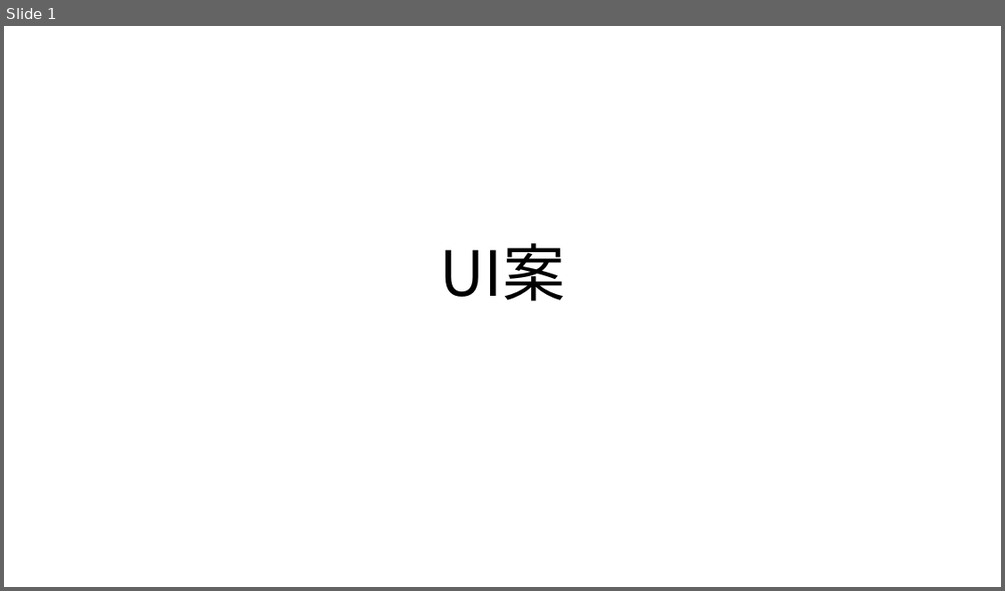
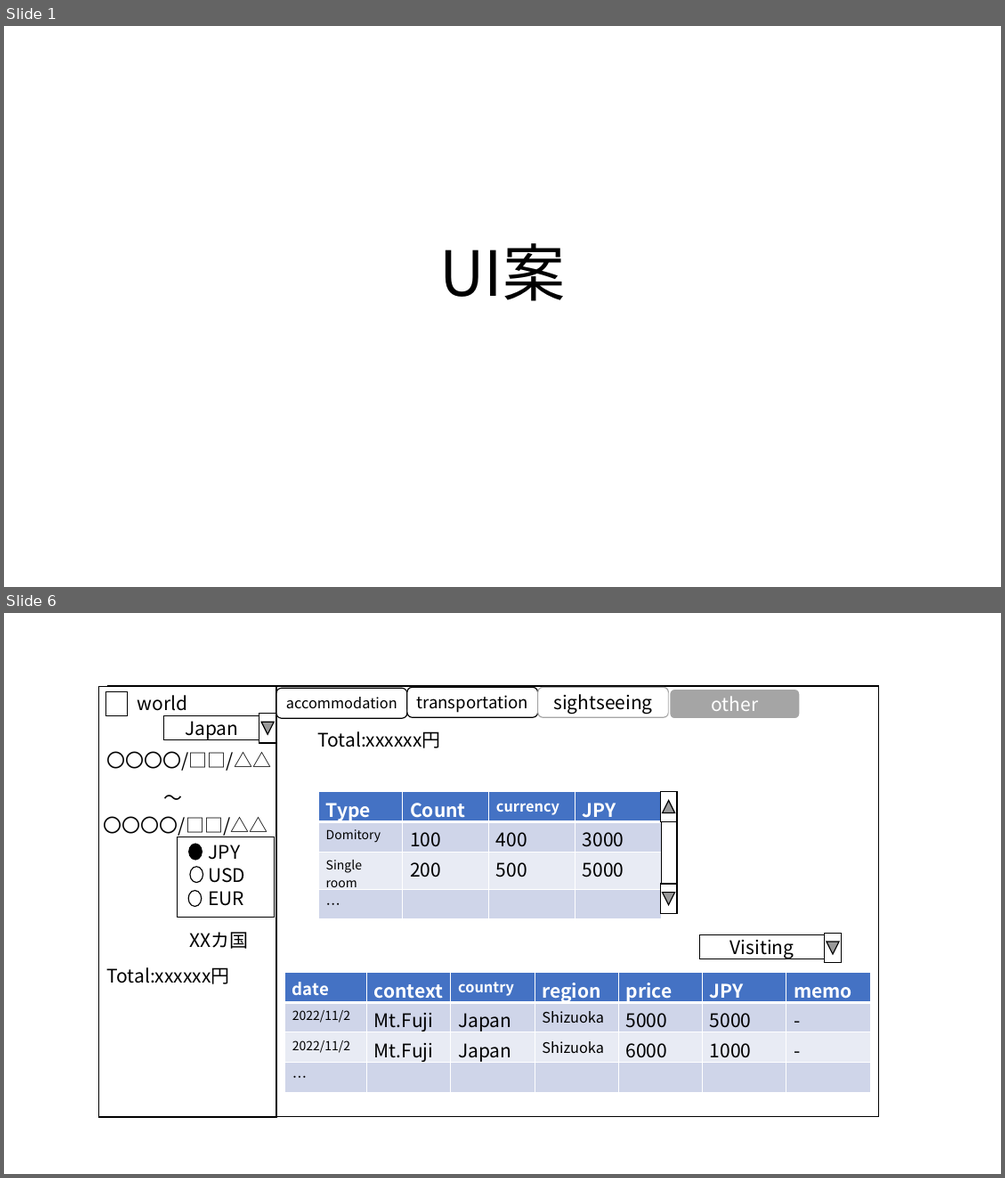
Before and after one commit to yomai-hiyashidewa/WorldTravelingLogger, a slide deck: models/UI.pptx. Shown one above the other, each under a label of ours: slide 1 before the commit, slides 1 and 6 after it; the slides between them are not shown. The pictures are 1005x591 and 1005x1178 pixels, drawn with LibreOffice and Linux fonts; fonts in the diff are those of the drawing. Boxes give left, top, right and bottom in pixels: in the first picture for what was removed or moved away, otherwise in the second. Text is boxed around its words. In the diff, an @@ line names an element or a change of style, - is before the commit and + after.

```diff
--- a/models/UI.pptx
+++ b/models/UI.pptx
@@ slide 6 added at (4,613,1001,1174), background #FFFFFF @@
@@ rectangle added at (99,686,276,1117), fill #FFFFFF, outline #000000 1 pt @@
@@ rectangle added at (105,691,128,715), fill #FFFFFF, outline #000000 1 pt @@
@@ rectangle added at (108,686,879,1117), fill #FFFFFF, outline #000000 1 pt @@
@@ rounded rectangle added at (276,688,407,718), fill #FFFFFF, outline #000000 1 pt, 14 pt, text #000000 @@
+accommodation
@@ rounded rectangle added at (407,687,538,717), fill #FFFFFF, outline #000000 1 pt, 16 pt, text #000000 @@
+transportation
@@ rounded rectangle added at (538,687,669,717), fill #FFFFFF, outline #A5A5A5 1 pt, 18 pt, text #000000 @@
+sightseeing
@@ rounded rectangle added at (670,689,801,718), fill #A5A5A5, outline #FFFFFF 1.5 pt, 18 pt, text #FFFFFF @@
+other
@@ text added at (138,695,188,711), 18 pt, text #000000 @@
+world
@@ rectangle added at (164,715,259,739), fill #FFFFFF, outline #000000 1 pt, 18 pt, text #000000 @@
+Japan
@@ action button back previous added at (259,714,276,743), fill #FFFFFF, outline #000000 1 pt @@
@@ text added at (318,731,441,748), 18 pt, text #000000 @@
+Total:xxxxxx円
@@ text added at (107,751,271,771), 18 pt, text #000000 @@
+〇〇〇〇/□□/△△
@@ text added at (156,783,194,812), 18 pt, text #000000 @@
+～
@@ table added at (319,792,661,911), 4 rows, 4 columns @@
+Type | Count | currency | JPY
+Domitory | 100 | 400 | 3000
+Single room | 200 | 500 | 5000
+… |  |  | 
@@ action button back previous added at (661,792,677,821), fill #FFFFFF, outline #000000 1 pt @@
@@ text added at (104,816,267,835), 18 pt, text #000000 @@
+〇〇〇〇/□□/△△
@@ rectangle added at (662,817,677,892), fill #FFFFFF, outline #000000 1 pt @@
@@ rectangle added at (177,837,274,917), fill #FFFFFF, outline #000000 1 pt @@
@@ group added at (189,844,245,906): 3 ellipses, 3 texts @@
+JPY
+USD
+EUR
@@ action button back previous added at (661,884,677,914), fill #FFFFFF, outline #000000 1 pt @@
@@ text added at (190,932,249,949), 18 pt, text #000000 @@
+XXカ国
@@ rectangle added at (700,934,825,958), fill #FFFFFF, outline #000000 1 pt, 18 pt, text #000000 @@
+Visiting
@@ action button back previous added at (825,933,841,963), fill #FFFFFF, outline #000000 1 pt @@
@@ text added at (107,967,230,984), 18 pt, text #000000 @@
+Total:xxxxxx円
@@ table added at (285,972,869,1092), 4 rows, 7 columns @@
+date | context | country | region | price | JPY | memo
+2022/11/2 | Mt.Fuji | Japan | Shizuoka | 5000 | 5000 | -
+2022/11/2 | Mt.Fuji | Japan | Shizuoka | 6000 | 1000 | -
+… |  |  |  |  |  | 
```
Also in this commit, not shown: 4 slides changed, 8 other files.
